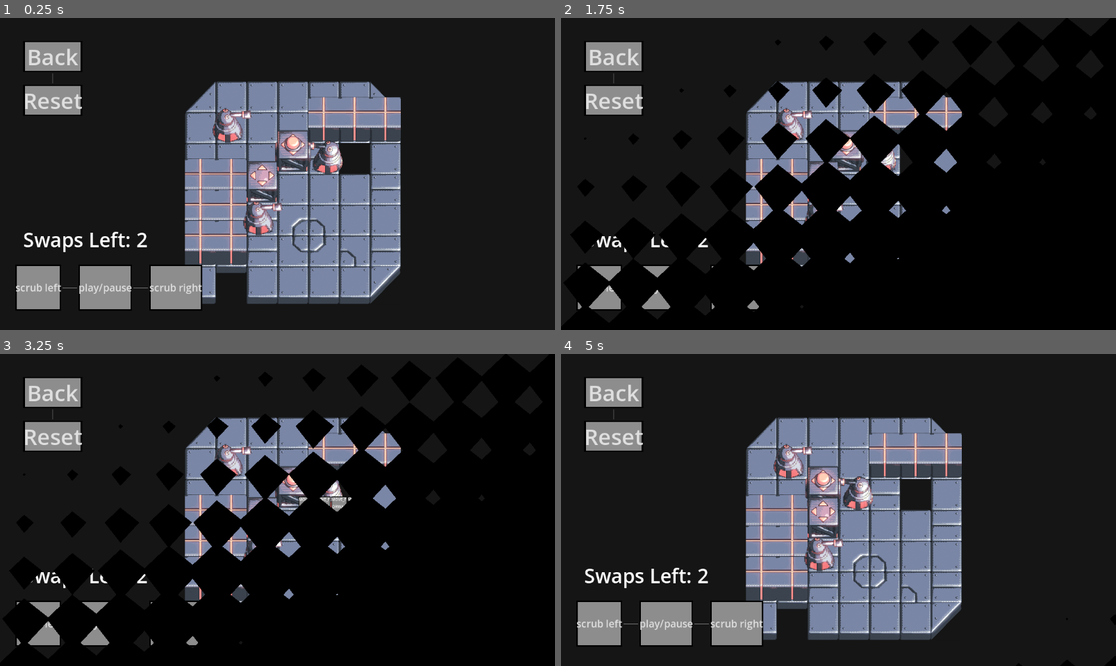
Above: before the commit, frames 1-4 (two rows, left to right).
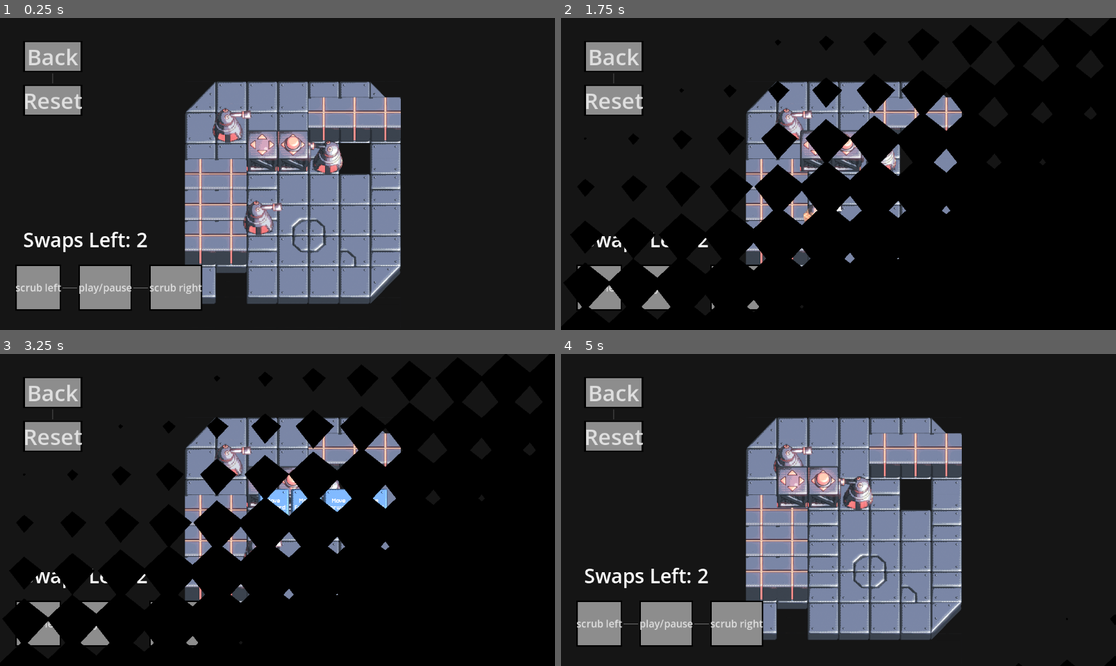
Above: after the commit, the same moments.

Repository: eevx/mind-swap
Game: Godot game, scene res://Levels/test_level_2.tscn
Two runs of this game, one before a commit and one after it. Both use one fixed random seed, a clock stepped at 60 frames per second and the inputs below. The project has no main scene, so this scene is started directly.
Inputs (mouse positions are in pixels of both pictures, inside the frame that each line leads up to):
- Up to frame 1 (0.25 s): no input
- Up to frame 2 (1.75 s): tap Enter at 0.5 s; move the mouse to (960, 158) at 0.52 s; hold Right (ui_right) 0.53-1.28 s; hold R (r) 0.53-1.28 s; click (960, 158) at 0.67 s; move the mouse to (727, 189) at 1.27 s; hold Down (ui_down) from 1.28 s (still down); click (727, 189) at 1.35 s; tap R (r) at 1.55 s
- Up to frame 3 (3.25 s): move the mouse to (333, 441) at 2.02 s; release Down (ui_down) at 2.03 s; hold R (r) 2.03-2.78 s; hold Right (ui_right) from 2.03 s (still down); move the mouse to (249, 572) at 2.77 s; tap Space (space) at 2.85 s; click (249, 572) at 2.92 s; tap R (r) at 3.05 s
- Up to frame 4 (5 s): move the mouse to (866, 503) at 3.52 s; release Right (ui_right) at 3.53 s; hold R (r) 3.53-4.28 s; hold Left (ui_left) from 3.53 s (still down); click (866, 503) at 3.67 s; move the mouse to (882, 503) at 4.27 s; click (882, 503) at 4.35 s; tap R (r) at 4.55 s

The runs differ from the first frame. In frame 1, 1.0% of the frame differs, in the area x 36-51%, y 35-75%; in frame 2, 0.4%; in frame 3, 0.8%; in frame 4, 1.7%.
Error in both runs: Attempt to call function 'get_global_mouse_position' in base 'null instance' on a null instance. (res://Globals/GridManager.gd:22)

Commit message:
pushhhhh

Diff:
--- a/CharacterActions/DropAction.gd
+++ b/CharacterActions/DropAction.gd
@@ -27,4 +27,5 @@
 
 func undo():
 	GridManager.place_object(pos, object_data)
+	GridManager.get_cell_data(pos).set_type(CellData.cell_type.DANGER)
 	update_visual(false)
--- a/CharacterActions/command_module_clickable.gd
+++ b/CharacterActions/command_module_clickable.gd
@@ -7,17 +7,41 @@
 var _mouse_offset := Vector2()
 var _init_pos : Vector2
 
+@export var indicator_sprite : Sprite2D
+var _currently_indicated := false
+
 func _ready():
 	_init_pos = position
+	TurnManager.turn_ended.connect(_on_turn_ended)
 
 func update_visual(type : int):
 	#TODO
 	$Label.text = CharacterObjectData.command_type.find_key(type)
+	$Label.text = $Label.text.replace("_", " ").capitalize()
 	pass
 
 func _process(_delta):
 	if _clicked:
 		global_position = get_global_mouse_position() - _mouse_offset
+	else:
+		set_indicator()
+
+func _on_turn_ended():
+	if _currently_indicated:
+		var flash_tween = create_tween()
+		flash_tween.tween_property(self, "modulate", Color(2, 2, 2), 0.1)
+		flash_tween.tween_property(self, "modulate", Color(1, 1, 1), 0.1)
+
+func set_indicator():
+	if not indicator_sprite:
+		return
+	if TurnManager._turn_characters.size() > 0:
+		if TurnManager._turn_characters[TurnManager._turn_character_index] == owner_data and TurnManager._move_index == index_in_array:
+			indicator_sprite.show()
+			_currently_indicated = true
+		else:
+			indicator_sprite.hide()
+			_currently_indicated = false
 
 func _unhandled_input(event):
 	if event.is_action_released("left_click") and _clicked:
--- a/CharacterActions/command_module_clickable.tscn
+++ b/CharacterActions/command_module_clickable.tscn
@@ -1,35 +1,88 @@
-[gd_scene load_steps=5 format=3 uid="uid://c3qd4m6h3svux"]
+[gd_scene load_steps=9 format=3 uid="uid://c3qd4m6h3svux"]
 
 [ext_resource type="Script" uid="uid://i7hnt70rbnbu" path="res://CharacterActions/command_module_clickable.gd" id="1_6efe4"]
-[ext_resource type="Texture2D" uid="uid://bwtskbtto7j0" path="res://Assets/tile_map_test.png" id="2_jlsrn"]
+[ext_resource type="Texture2D" uid="uid://lmw8q36ds1c5" path="res://Assets/test_sprite.png" id="2_jlsrn"]
+[ext_resource type="FontFile" uid="uid://cb5ydtoqxovuo" path="res://Assets/Jersey10-Regular.ttf" id="3_idfbw"]
 
 [sub_resource type="RectangleShape2D" id="RectangleShape2D_6efe4"]
 size = Vector2(32, 32)
 
 [sub_resource type="LabelSettings" id="LabelSettings_6efe4"]
-font_size = 8
+line_spacing = -4.23
+font = ExtResource("3_idfbw")
 
-[node name="command_module_clickable" type="Area2D"]
+[sub_resource type="Animation" id="Animation_jlsrn"]
+resource_name = "idle"
+loop_mode = 1
+tracks/0/type = "value"
+tracks/0/imported = false
+tracks/0/enabled = true
+tracks/0/path = NodePath("Sprite2D2:position")
+tracks/0/interp = 1
+tracks/0/loop_wrap = true
+tracks/0/keys = {
+"times": PackedFloat32Array(0, 0.5, 0.96666664),
+"transitions": PackedFloat32Array(0.5, 2, 1),
+"update": 0,
+"values": [Vector2(0, -51), Vector2(0, -60), Vector2(0, -51)]
+}
+
+[sub_resource type="Animation" id="Animation_idfbw"]
+length = 0.001
+tracks/0/type = "value"
+tracks/0/imported = false
+tracks/0/enabled = true
+tracks/0/path = NodePath("Sprite2D2:position")
+tracks/0/interp = 1
+tracks/0/loop_wrap = true
+tracks/0/keys = {
+"times": PackedFloat32Array(0),
+"transitions": PackedFloat32Array(1),
+"update": 0,
+"values": [Vector2(0, -51)]
+}
+
+[sub_resource type="AnimationLibrary" id="AnimationLibrary_srfp8"]
+_data = {
+&"RESET": SubResource("Animation_idfbw"),
+&"idle": SubResource("Animation_jlsrn")
+}
+
+[node name="command_module_clickable" type="Area2D" node_paths=PackedStringArray("indicator_sprite")]
 z_index = 2
 script = ExtResource("1_6efe4")
+indicator_sprite = NodePath("Sprite2D2")
 
 [node name="CollisionShape2D" type="CollisionShape2D" parent="."]
 shape = SubResource("RectangleShape2D_6efe4")
 
 [node name="Sprite2D" type="Sprite2D" parent="."]
+modulate = Color(1.0582933, 1.3847421, 1.6796918, 1)
 texture = ExtResource("2_jlsrn")
 region_enabled = true
-region_rect = Rect2(32, 0, 32, 32)
+region_rect = Rect2(448, 0, 64, 64)
+
+[node name="Sprite2D2" type="Sprite2D" parent="."]
+position = Vector2(0, -51)
+texture = ExtResource("2_jlsrn")
+region_enabled = true
+region_rect = Rect2(256, 512, 64, 64)
 
 [node name="Label" type="Label" parent="."]
-offset_left = -16.0
+offset_left = -23.0
 offset_top = -16.0
-offset_right = 16.0
-offset_bottom = 16.0
-text = "move_forward"
+offset_right = 23.0
+offset_bottom = 17.0
+text = "MOVE FORWARD"
 label_settings = SubResource("LabelSettings_6efe4")
 horizontal_alignment = 1
 vertical_alignment = 1
-autowrap_mode = 3
+autowrap_mode = 2
+
+[node name="AnimationPlayer" type="AnimationPlayer" parent="."]
+libraries = {
+&"": SubResource("AnimationLibrary_srfp8")
+}
+autoplay = "idle"
 
 [connection signal="input_event" from="." to="." method="_on_input_event"]
--- a/CharacterActions/command_visualizer.gd
+++ b/CharacterActions/command_visualizer.gd
@@ -11,10 +11,10 @@
 		return
 	ref_to_data.command_array_changed.connect(update_visuals)
 	var num = ref_to_data.command_array.size()
-	var total_length = (GlobalVariables.GRID_CELL_SIZE.x/2. + 2) * (num)
+	var total_length = (GlobalVariables.GRID_CELL_SIZE.x + 4) * (num)
 	var start_pos = -float(total_length)/2.
 	for i in range(num):
-		var new_pos := Vector2(start_pos + (GlobalVariables.GRID_CELL_SIZE.x/2. + 2) * i + GlobalVariables.GRID_CELL_SIZE.x / 2., 0)
+		var new_pos := Vector2(start_pos + (GlobalVariables.GRID_CELL_SIZE.x + 4) * i + GlobalVariables.GRID_CELL_SIZE.x / 2., 0)
 		var new_clickable : ClickableModule = clickable_module.instantiate()
 		new_clickable.index_in_array = i
 		new_clickable.position = new_pos
--- a/Levels/test_level_2.tscn
+++ b/Levels/test_level_2.tscn
@@ -52,4 +52,4 @@
 position = Vector2(32, -32)
 
 [node name="MoveableBox" parent="." instance=ExtResource("7_aw26p")]
-position = Vector2(-32, 32)
+position = Vector2(-32, -32)
--- a/grid/CellData.gd
+++ b/grid/CellData.gd
@@ -18,8 +18,8 @@
 func add_occupant(obj: GameObjectData) -> void:
 	if not obj:
 		return
-	if occupant:
-		push_warning("cell occupant: ", occupant.ref_to_node, " removed by new occupant: ", obj.ref_to_node)
+	#if occupant:
+		#push_warning("cell occupant: ", occupant.ref_to_node, " removed by new occupant: ", obj.ref_to_node)
 	occupant = obj
 
 func remove_occupant() -> void:
Binary file changed: Assets/test_sprite.png
